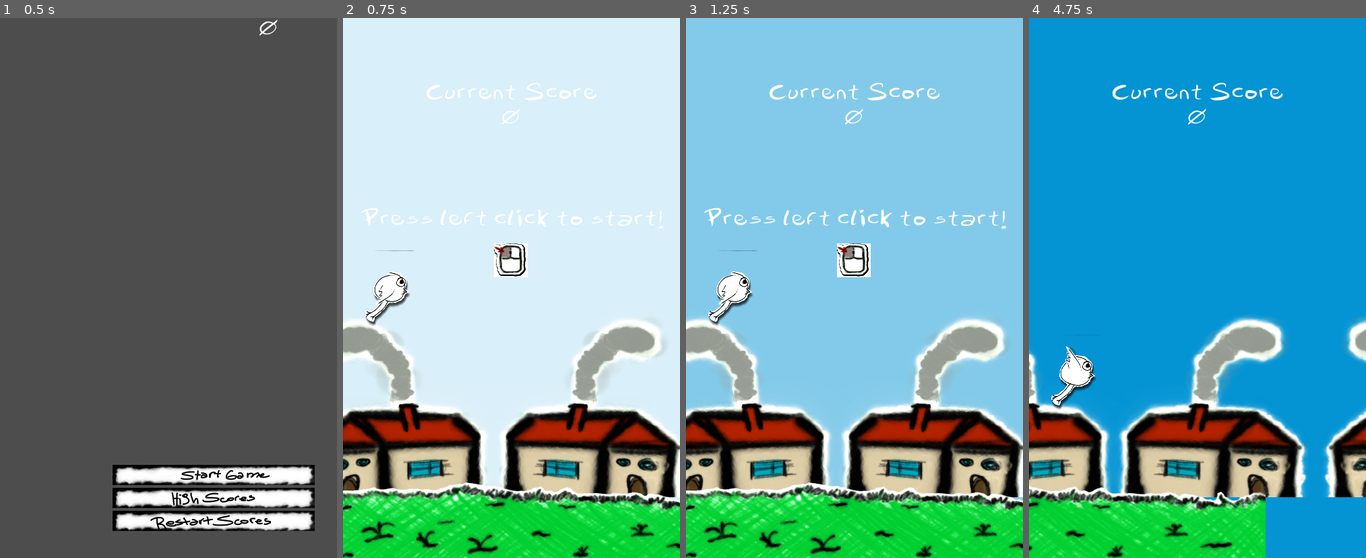
Above: before the commit, frames 1-4 (left to right).
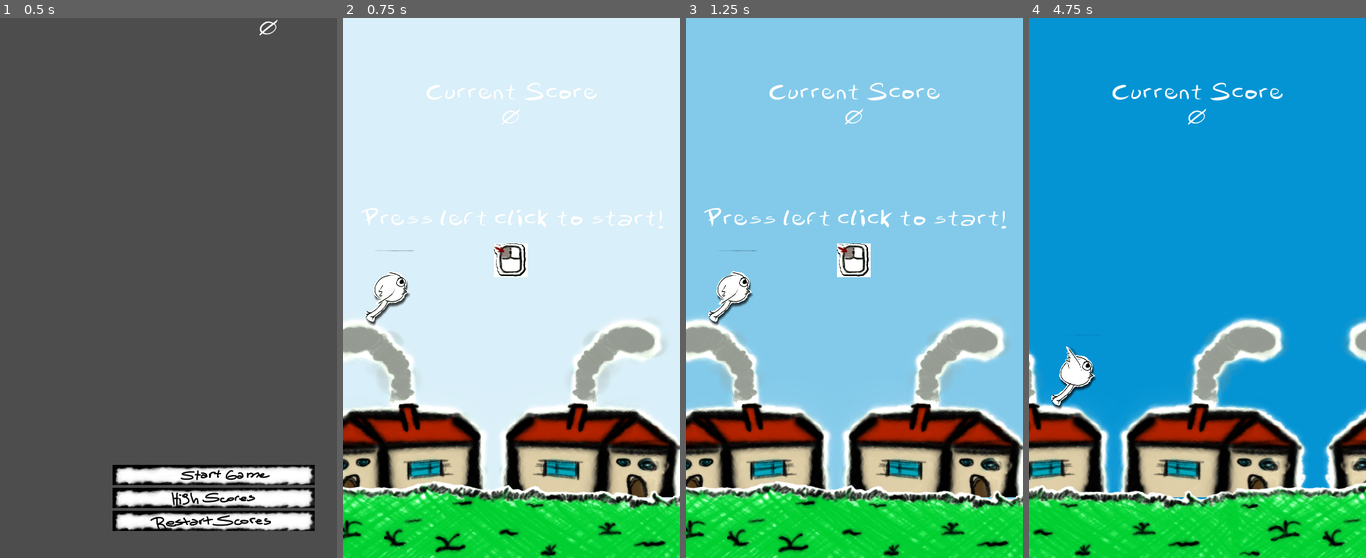
Above: after the commit, the same moments.

Repository: sosafacun/Bird-That-Flaps
Game: Godot game, scene res://scenes/ui/main_menu/main_menu.tscn
Two runs of this game, one before a commit and one after it. Both use one fixed random seed, a clock stepped at 60 frames per second and the inputs below. Sound files missing from this copy of the repository are replaced by a short silence.
Inputs (mouse positions are in pixels of both pictures, inside the frame that each line leads up to):
- Up to frame 1 (0.5 s): no input
- Up to frame 2 (0.75 s): click (555, 477) at 0.5 s
- Up to frame 3 (1.25 s): no input
- Up to frame 4 (4.75 s): tap Enter at 1.25 s; move the mouse to (1271, 261) at 1.27 s; click (1271, 261) at 1.52 s; click (1271, 261) at 1.82 s; move the mouse to (1130, 315) at 2.02 s; click (1130, 315) at 2.27 s; click (1130, 315) at 2.57 s; move the mouse to (1231, 169) at 2.77 s; move the mouse to (1180, 396) at 3.52 s; click (1180, 396) at 3.77 s; click (1180, 396) at 4.07 s; move the mouse to (1298, 369) at 4.27 s; click (1298, 369) at 4.52 s

Frame 1 is identical in both runs. In frame 2, 5.4% of the frame differs, in the area x 0-100%, y 85-100%; in frame 3, 5.4%; in frame 4, 7.2%, in the area x 0-100%, y 86-100%.

Commit message:
Only the Parallax left

Diff:
--- a/scenes/Parallax/ParallaxBG.gd
+++ b/scenes/Parallax/ParallaxBG.gd
@@ -65,16 +65,13 @@
 func _on_cloud_spawn_timeout():
 	create_clouds()
 
-func _on_stop():
-	print('stop')
-
 func _on_level_up():
 	if(spawn_speed >= 0.75):
 		spawn_speed -= spawn_timer_cut
 	else:
 		pass
 
-func _on_pilars_game_lost():
+func stop():
 	CLOUD_SPEED = 0
 	HOUSE_SPEED = 0
 	GRASS_SPEED = 0
@@ -83,3 +80,11 @@
 	tween.tween_property($"../UI/BlackScreen", "color", Color('000000'), 1)
 	await tween.finished
 	get_tree().change_scene_to_file("res://scenes/utils/end_screen.tscn")
+
+
+func _on_pilars_game_lost():
+	stop()
+
+func _on_bottom_limit_body_entered(body):
+	SFX.play_loss()
+	stop()
--- a/scenes/Parallax/game.tscn
+++ b/scenes/Parallax/game.tscn
@@ -5,15 +5,15 @@
 [ext_resource type="Theme" uid="uid://54com4xaym22" path="res://resources/fonts/theme.tres" id="3_28wok"]
 [ext_resource type="Texture2D" uid="uid://dm1gpye3281mk" path="res://scenes/ui/main_menu/mouse-click.png" id="3_fltnf"]
 [ext_resource type="Script" path="res://scenes/Parallax/ParallaxBG.gd" id="4_0lrqi"]
-[ext_resource type="PackedScene" uid="uid://ydnlysjr5q0s" path="res://scenes/objects/grass/grass.tscn" id="4_b2ge7"]
+[ext_resource type="Texture2D" uid="uid://bxa7l8npcgfch" path="res://scenes/Parallax/grass.png" id="5_4duhu"]
 [ext_resource type="Texture2D" uid="uid://ryk6am7ot26g" path="res://scenes/Parallax/houses.png" id="5_w416y"]
 [ext_resource type="PackedScene" uid="uid://c17pbnqofmkgw" path="res://scenes/day_night_cycle/day_night.tscn" id="6_fmq6m"]
 
 [sub_resource type="RectangleShape2D" id="RectangleShape2D_j11ce"]
 size = Vector2(512, 140)
 
-[sub_resource type="RectangleShape2D" id="RectangleShape2D_1j85h"]
-size = Vector2(56, 803)
+[sub_resource type="RectangleShape2D" id="RectangleShape2D_kqg3p"]
+size = Vector2(706, 82)
 
 [node name="Game" type="Node2D"]
 script = ExtResource("1_g7l5y")
@@ -88,17 +88,17 @@
 metadata/_edit_lock_ = true
 
 [node name="GrassNode" type="Node2D" parent="ParallaxBG"]
-z_index = 9
+z_index = 1
 
-[node name="Grass" parent="ParallaxBG/GrassNode" instance=ExtResource("4_b2ge7")]
-z_index = 1
-position = Vector2(-295, 793)
-collision_layer = 16
+[node name="Grass" type="Sprite2D" parent="ParallaxBG/GrassNode"]
+z_index = -1
+position = Vector2(828, 404)
+texture = ExtResource("5_4duhu")
 
-[node name="Grass2" parent="ParallaxBG/GrassNode" instance=ExtResource("4_b2ge7")]
-z_index = 1
-position = Vector2(305, 796)
-collision_layer = 16
+[node name="Grass2" type="Sprite2D" parent="ParallaxBG/GrassNode"]
+z_index = -1
+position = Vector2(228, 404)
+texture = ExtResource("5_4duhu")
 
 [node name="HousesNode" type="Node2D" parent="ParallaxBG"]
 metadata/_edit_group_ = true
@@ -137,12 +137,11 @@
 position = Vector2(246, 60)
 shape = SubResource("RectangleShape2D_j11ce")
 
-[node name="SideLimit" type="StaticBody2D" parent="Limits"]
-collision_layer = 2
+[node name="BottomLimit" type="Area2D" parent="Limits"]
 
-[node name="SideLimitCollision" type="CollisionShape2D" parent="Limits/SideLimit"]
-position = Vector2(18, 391.5)
-shape = SubResource("RectangleShape2D_1j85h")
+[node name="CollisionShape2D" type="CollisionShape2D" parent="Limits/BottomLimit"]
+position = Vector2(269, 756)
+shape = SubResource("RectangleShape2D_kqg3p")
 
 [node name="Timers" type="Node" parent="."]
 
@@ -154,5 +153,6 @@
 
 [connection signal="game_started" from="." to="ParallaxBG" method="_on_game_game_started"]
 [connection signal="level_up" from="ParallaxBG" to="ParallaxBG" method="_on_level_up"]
+[connection signal="body_entered" from="Limits/BottomLimit" to="ParallaxBG" method="_on_bottom_limit_body_entered"]
 [connection signal="timeout" from="Timers/PilarSpawn" to="ParallaxBG" method="_on_pilar_spawn_timeout"]
 [connection signal="timeout" from="Timers/CloudSpawn" to="ParallaxBG" method="_on_cloud_spawn_timeout"]
--- a/scenes/objects/grass/grass.gd
+++ /dev/null
@@ -1,6 +0,0 @@
-extends Area2D
-
-
-func _on_body_entered(body: RigidBody2D):
-	Globals.is_game_active = false
-	body.sleeping = true
--- a/scenes/objects/grass/grass.tscn
+++ /dev/null
@@ -1,27 +0,0 @@
-[gd_scene load_steps=5 format=3 uid="uid://ydnlysjr5q0s"]
-
-[ext_resource type="Texture2D" uid="uid://bxa7l8npcgfch" path="res://scenes/objects/grass/grass.png" id="1_88cl7"]
-[ext_resource type="Script" path="res://scenes/objects/grass/grass.gd" id="1_xlfeb"]
-
-[sub_resource type="RectangleShape2D" id="RectangleShape2D_2hbu4"]
-size = Vector2(600, 102)
-
-[sub_resource type="OccluderPolygon2D" id="OccluderPolygon2D_n24w4"]
-polygon = PackedVector2Array(-327, -94, -324, -97, -317, -97, -310, -95, -290, -95, -260, -100, -249, -96, -236, -98, -226, -97, -208, -96, -198, -98, -182, -96, -169, -96, -154, -100, -145, -103, -131, -105, -122, -107, -109, -106, -94, -102, -80, -102, -74, -100, -49, -94, -38, -95, -26, -97, -15, -100, -12, -101, -5, -95, 5, -95, 10, -93, 22, -99, 27, -100, 35, -98, 40, -92, 45, -91, 56, -91, 71, -91, 81, -90, 92, -89, 97, -92, 106, -90, 119, -90, 125, -93, 134, -92, 143, -87, 147, -89, 151, -91, 159, -89, 171, -87, 182, -83, 187, -81, 189, -83, 193, -80, 197, -81, 199, -84, 200, -90, 204, -94, 207, -93, 209, -88, 213, -85, 217, -84, 220, -81, 225, -80, 230, -82, 233, -85, 243, -87, 251, -90, 253, -92, 258, -91, 263, -93, 267, -91, 271, -88, 271, 11, -329, 11, -329, -87, -330, -91)
-
-[node name="Grass" type="Area2D"]
-collision_layer = 2
-script = ExtResource("1_xlfeb")
-
-[node name="Sprite2D" type="Sprite2D" parent="."]
-position = Vector2(-29, -390)
-texture = ExtResource("1_88cl7")
-
-[node name="CollisionShape2D" type="CollisionShape2D" parent="."]
-position = Vector2(-29, -41)
-shape = SubResource("RectangleShape2D_2hbu4")
-
-[node name="LightOccluder2D" type="LightOccluder2D" parent="."]
-occluder = SubResource("OccluderPolygon2D_n24w4")
-
-[connection signal="body_entered" from="." to="." method="_on_body_entered"]
--- a/scenes/player/player.gd
+++ b/scenes/player/player.gd
@@ -16,6 +16,8 @@
 	$AnimationPlayer.play("flap")
 
 func disable_collision() -> void:
+	$AnimationPlayer.stop()
 	$PlayerSprite.visible = false
+	$"Winged-bird-up".visible = false
 	$"Bird-dead".visible = true
 	$PlayerCollision.set_deferred("disabled", true)
Renamed: scenes/objects/grass/grass.png -> scenes/Parallax/grass.png
Not shown, changed: scenes/Parallax/grass.png.import
Not shown, changed: README.md
